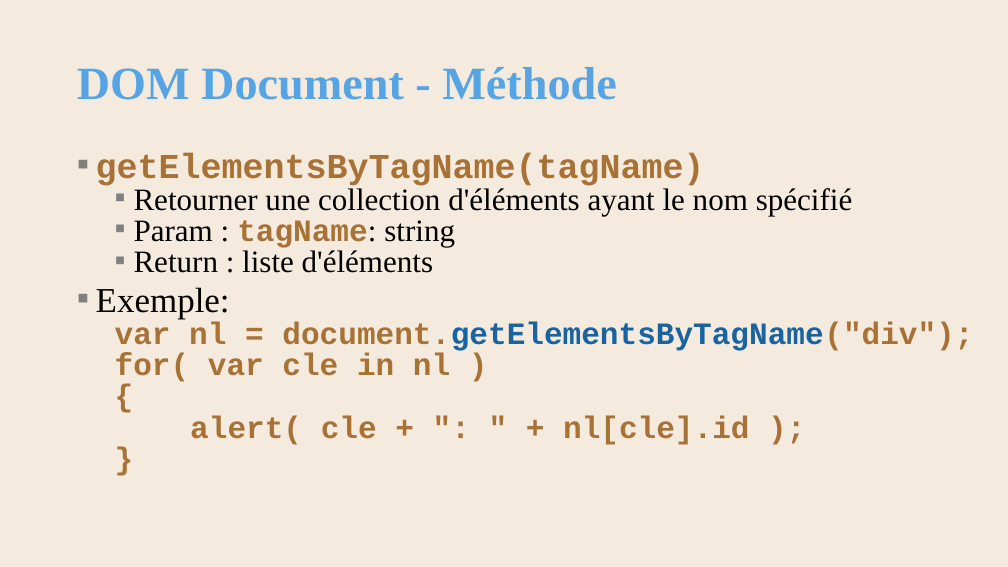
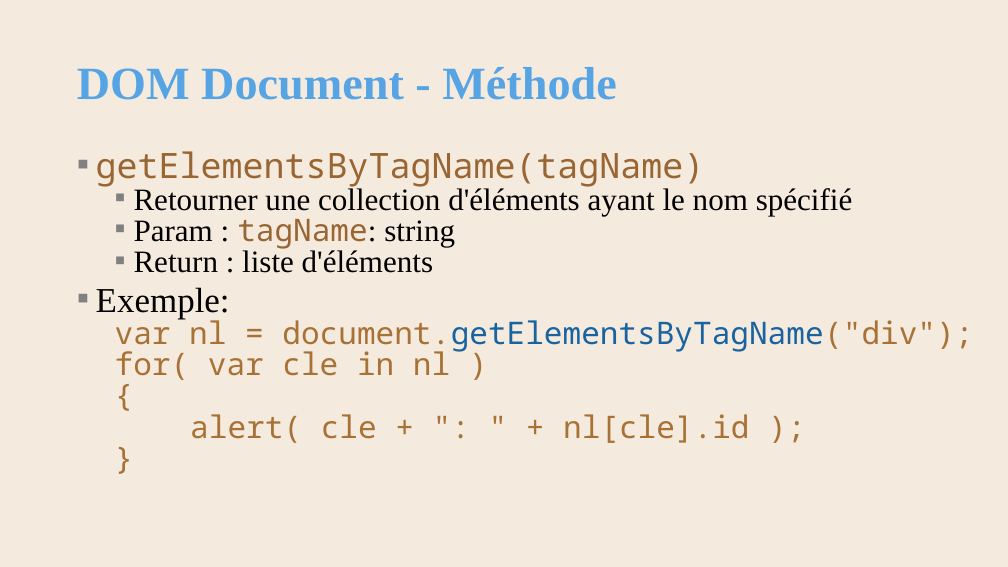
Before and after one commit to AlainWafflard/4IPW3, a slide deck: slide 30 of syllabus/17_javascript/syllabus_17_js.pptx. Drawn at 1008x567 pixels with LibreOffice and Linux fonts; fonts in the diff are those of the drawing; background and template pictures are left out. Boxes give left, top, right and bottom in pixels: in the first picture for what was removed or moved away, otherwise in the second. Text is boxed around its words. In the diff, an @@ line names an element or a change of style, - is before the commit and + after.

```diff
--- a/syllabus/17_javascript/syllabus_17_js.pptx
+++ b/syllabus/17_javascript/syllabus_17_js.pptx
@@ text at <box>96,151,973,443</box>: font Courier New to Noto Sans Mono, bold off in "getElementsByTagName(tagName)", "tagName:", "var nl = document.getElementsByTagName("div");", "for( var cle in nl )" and 3 more places; text colour #A87236 to #996633 in "getElementsByTagName(tagName)", "tagName:" @@
```
Also in this commit, not shown: 40 other slides changed, 6 other files.
